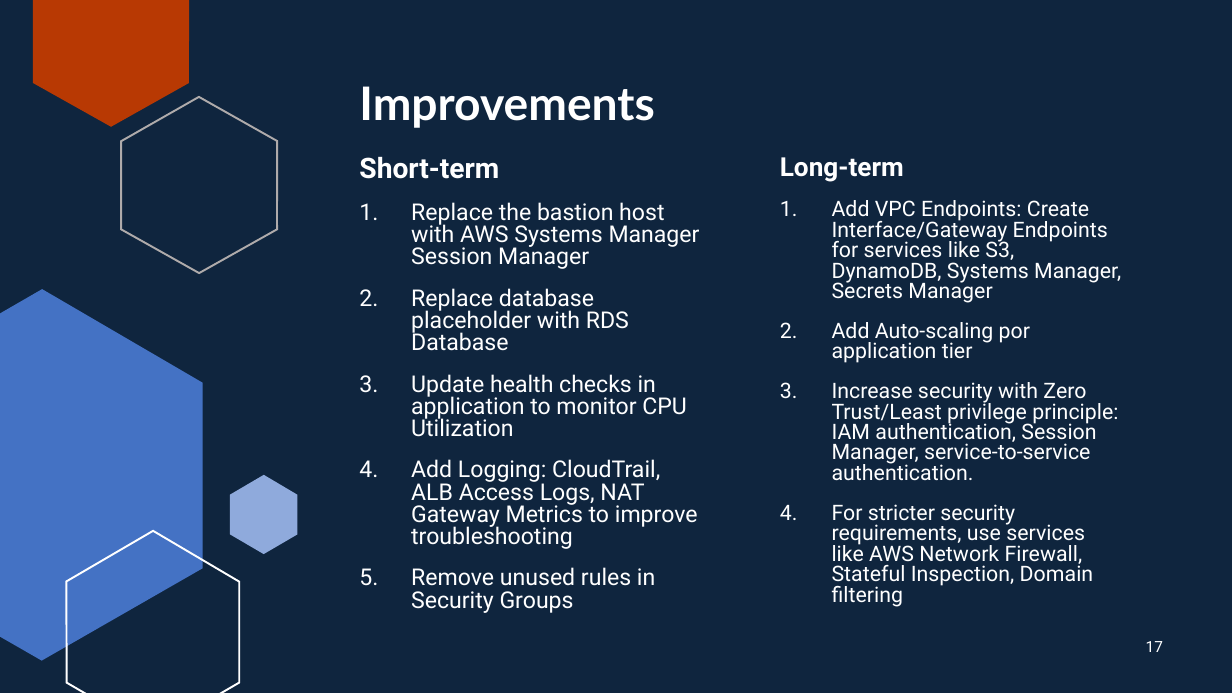
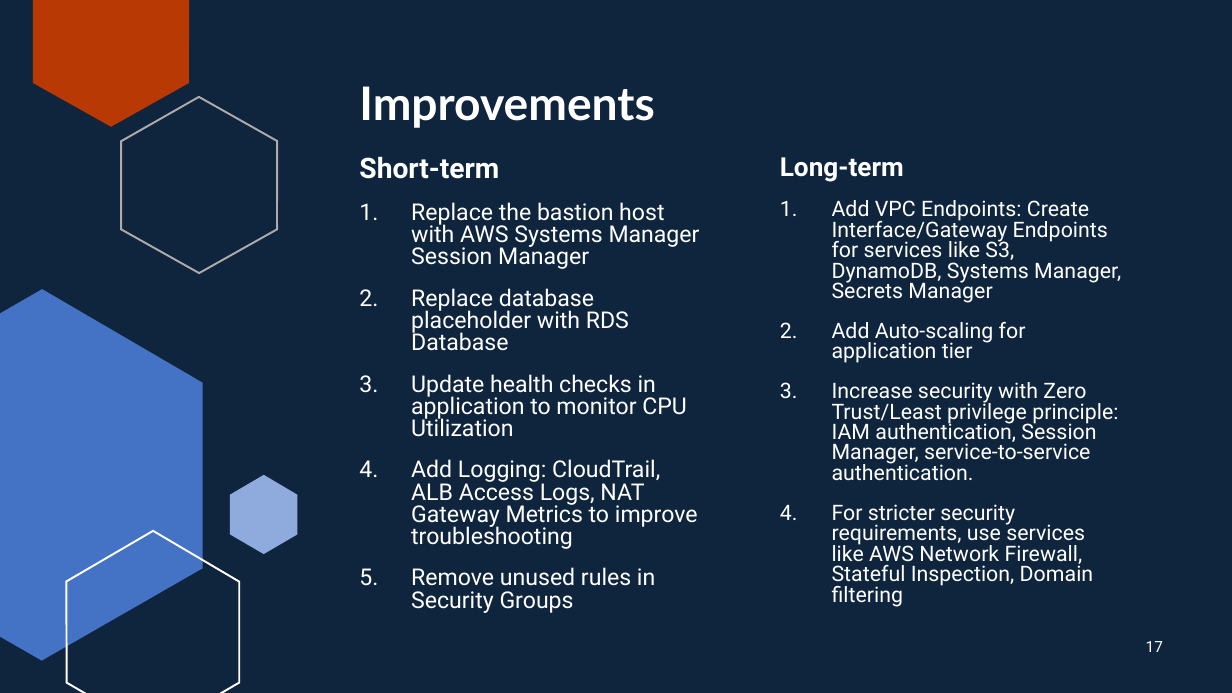
Before and after one commit to Jcaldana97/ce-project-three-tier-arch, a slide deck: slide 17 of presentation/Three-Tier-Cloud-Architecture-Deployment.pptx. Drawn at 1232x693 pixels with LibreOffice and Linux fonts; fonts in the diff are those of the drawing. Boxes give left, top, right and bottom in pixels: in the first picture for what was removed or moved away, otherwise in the second. Text is boxed around its words. In the diff, an @@ line names an element or a change of style, - is before the commit and + after.

Commit message:
Fix typo in presentation

```diff
--- a/presentation/Three-Tier-Cloud-Architecture-Deployment.pptx
+++ b/presentation/Three-Tier-Cloud-Architecture-Deployment.pptx
@@ text at bbox=[832, 322, 1026, 363]: text changed @@
-2. Add Auto-scaling por application tier
+2. Add Auto-scaling for application tier
```
